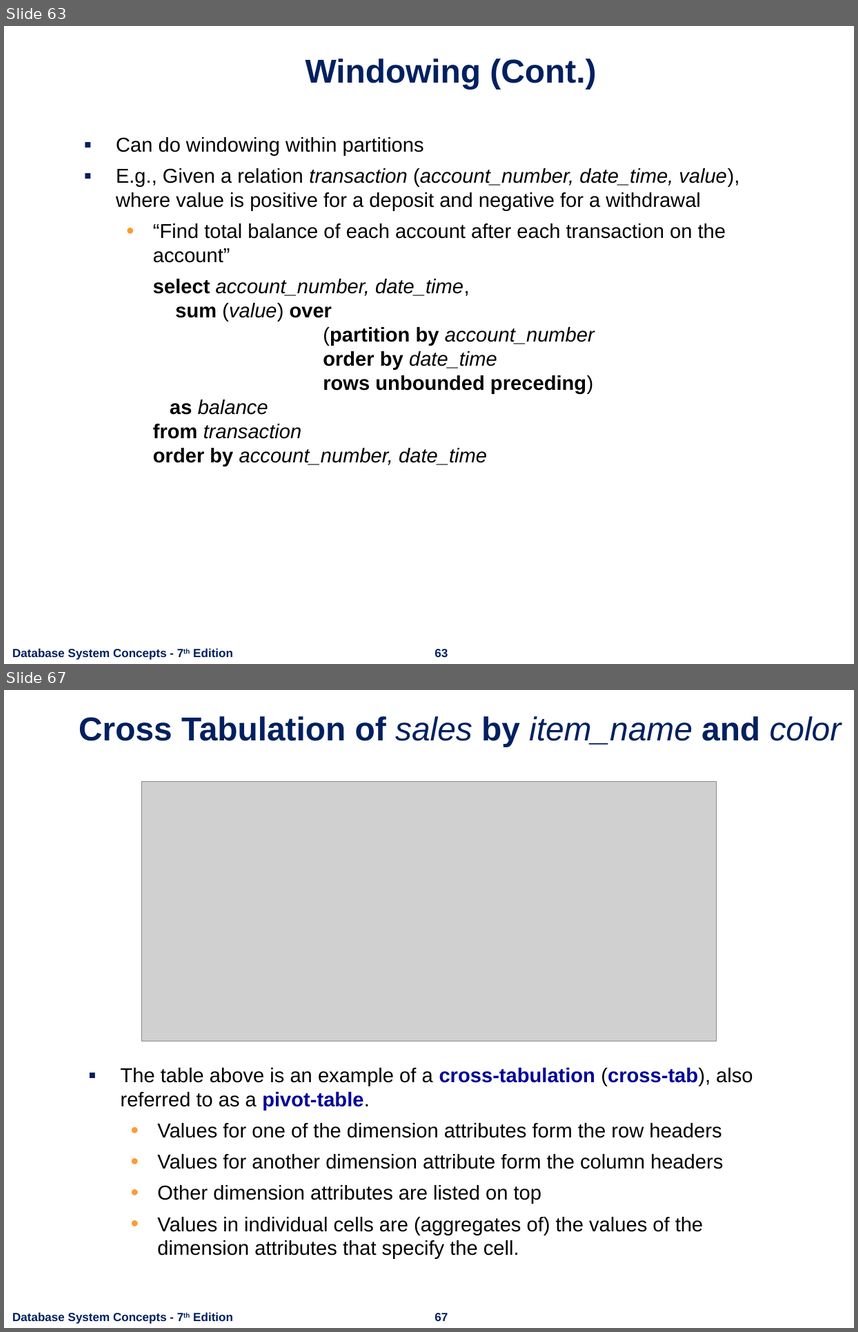
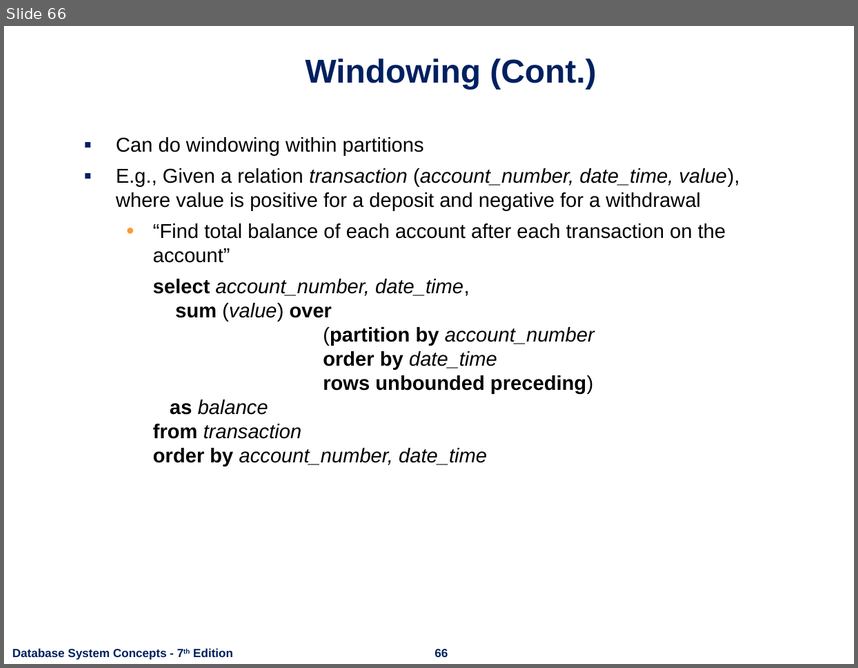
Before and after one commit to nashurgessa/DB-practices, a slide deck: Slides/L18-24 Advanced SQL.pptx. Shown one above the other, each under a label of ours: slides 63 and 67 before the commit, slide 66 after it; the slides between them are not shown. The pictures are 858x1332 and 858x668 pixels, drawn with LibreOffice and Linux fonts; fonts in the diff are those of the drawing; grey boxes stand for pictures; background and template pictures are left out. Boxes give left, top, right and bottom in pixels: in the first picture for what was removed or moved away, otherwise in the second. Text is boxed around its words. In the diff, an @@ line names an element or a change of style, - is before the commit and + after.

```diff
--- a/Slides/L18-24 Advanced SQL.pptx
+++ b/Slides/L18-24 Advanced SQL.pptx
@@ slide 67 removed at <box>4,690,854,1328</box>, background #FFFFFF; not listed: 2 template elements that a slide beside it also shows @@
@@ title removed at <box>79,716,842,747</box> @@
-Cross Tabulation of sales by item_name and color
@@ picture removed at <box>142,782,716,1041</box> @@
@@ text removed at <box>121,1067,753,1259</box> @@
-▪ The table above is an example of a cross-tabulation (cross-tab), also referred to as a pivot-table.
-  • Values for one of the dimension attributes form the row headers
-  • Values for another dimension attribute form the column headers
-  • Other dimension attributes are listed on top
-  • Values in individual cells are (aggregates of) the values of the
-    dimension attributes that specify the cell.
@@ what was slide 63 is now slide 66 @@
@@ page number at <box>435,648,448,657</box>: text changed @@
-63
+66
```
Also in this commit, not shown: 3 slides changed, 3 slides added, 16 other slides removed, 7 other files.
